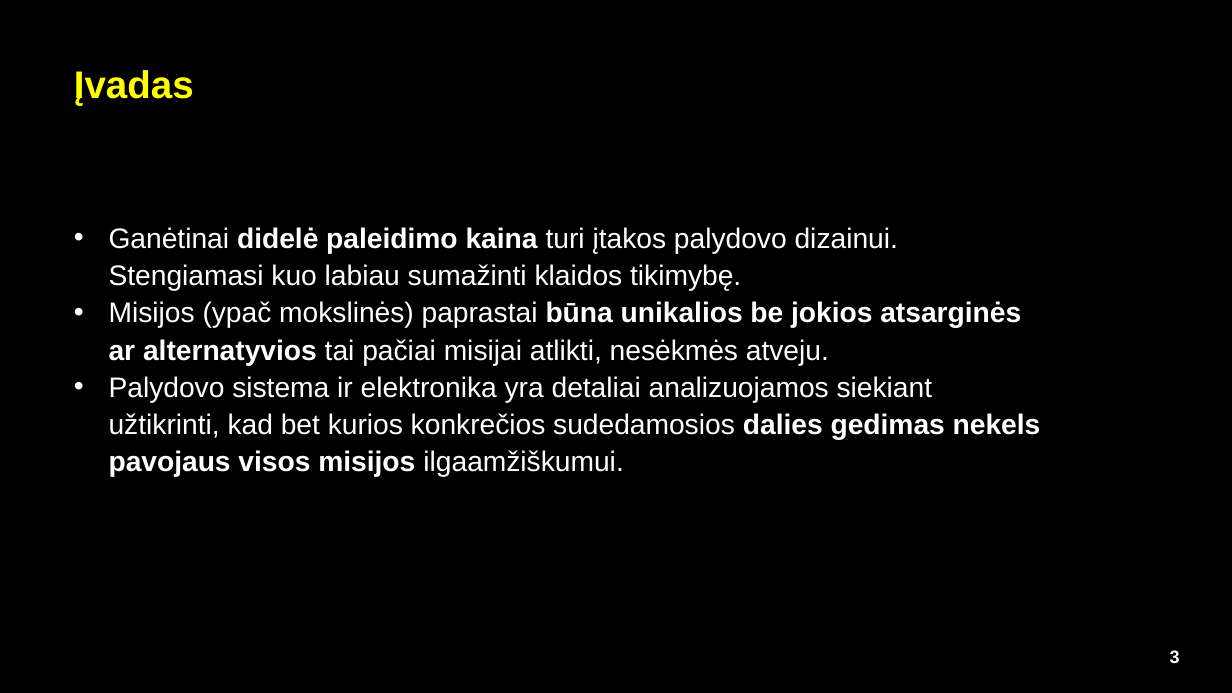
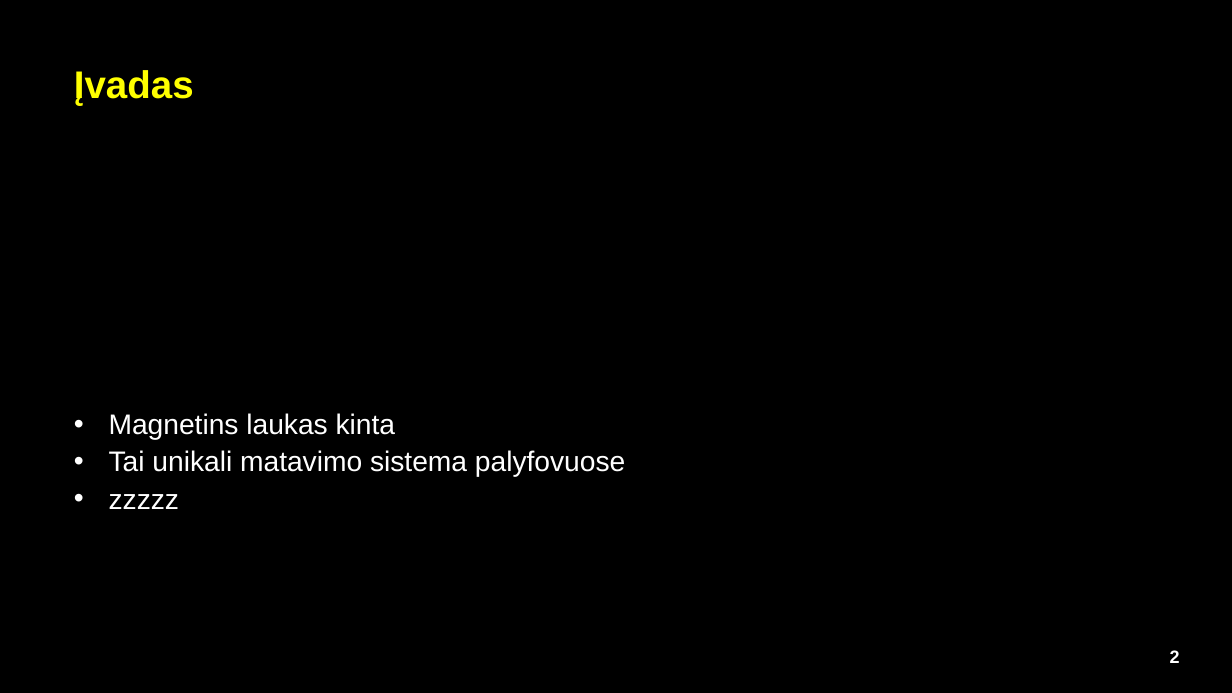
Before and after one commit to Double-Bonus/sem11-InovatyviosMatavimoSistemos, a slide deck: slide 2 of Indvidualus_darbas/esaSwarm_EEF.pptx (slide 3 before the commit). Drawn at 1232x693 pixels with LibreOffice and Linux fonts; fonts in the diff are those of the drawing; background and template pictures are left out. Boxes give left, top, right and bottom in pixels: in the first picture for what was removed or moved away, otherwise in the second. Text is boxed around its words. In the diff, an @@ line names an element or a change of style, - is before the commit and + after.

```diff
--- a/Indvidualus_darbas/esaSwarm_EEF.pptx
+++ b/Indvidualus_darbas/esaSwarm_EEF.pptx
@@ text at (109, 413, 625, 509): text changed @@
-• Ganėtinai didelė paleidimo kaina turi įtakos palydovo dizainui. Stengiamasi kuo labiau sumažinti klaidos tikimybę.
-• Misijos (ypač mokslinės) paprastai būna unikalios be jokios atsarginės ar alternatyvios tai pačiai misijai atlikti, nesėkmės atveju.
-• Palydovo sistema ir elektronika yra detaliai analizuojamos siekiant užtikrinti, kad bet kurios konkrečios sudedamosios dalies gedimas nekels pavojaus visos misijos ilgaamžiškumui.
+• Magnetins laukas kinta
+• Tai unikali matavimo sistema palyfovuose
+• zzzzz
@@ page number at (1170, 650, 1180, 663): text changed @@
-3
+2
```
Also in this commit, not shown: 5 other slides changed, 1 slide added, 7 slides removed, 8 other files.
